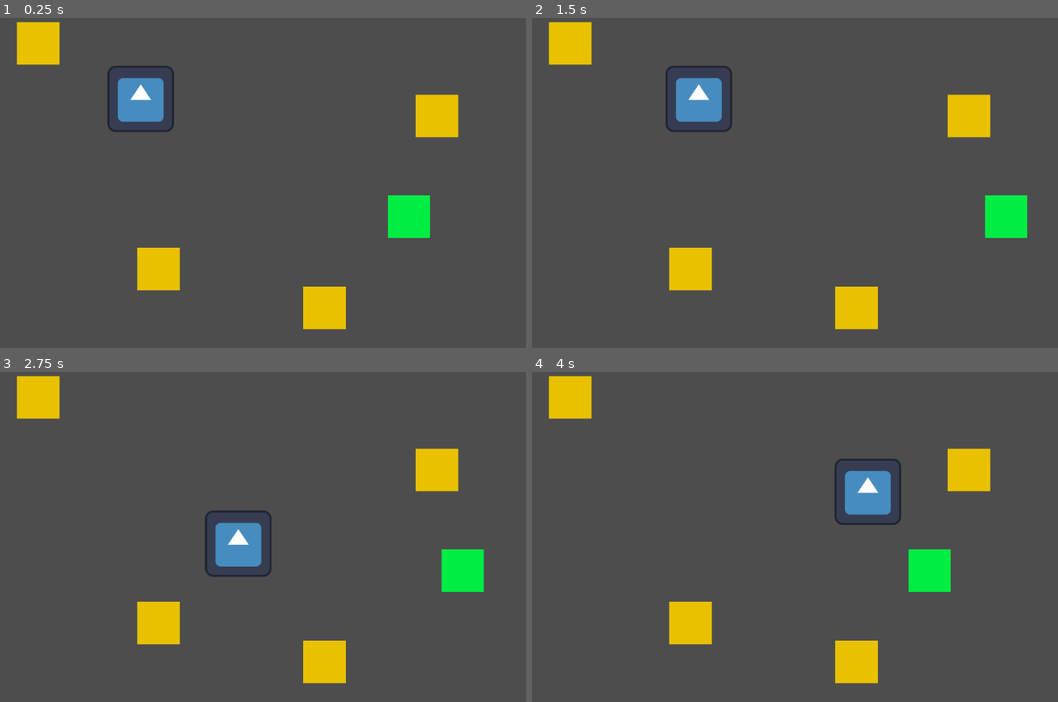
Above: before the commit, frames 1-4 (two rows, left to right).
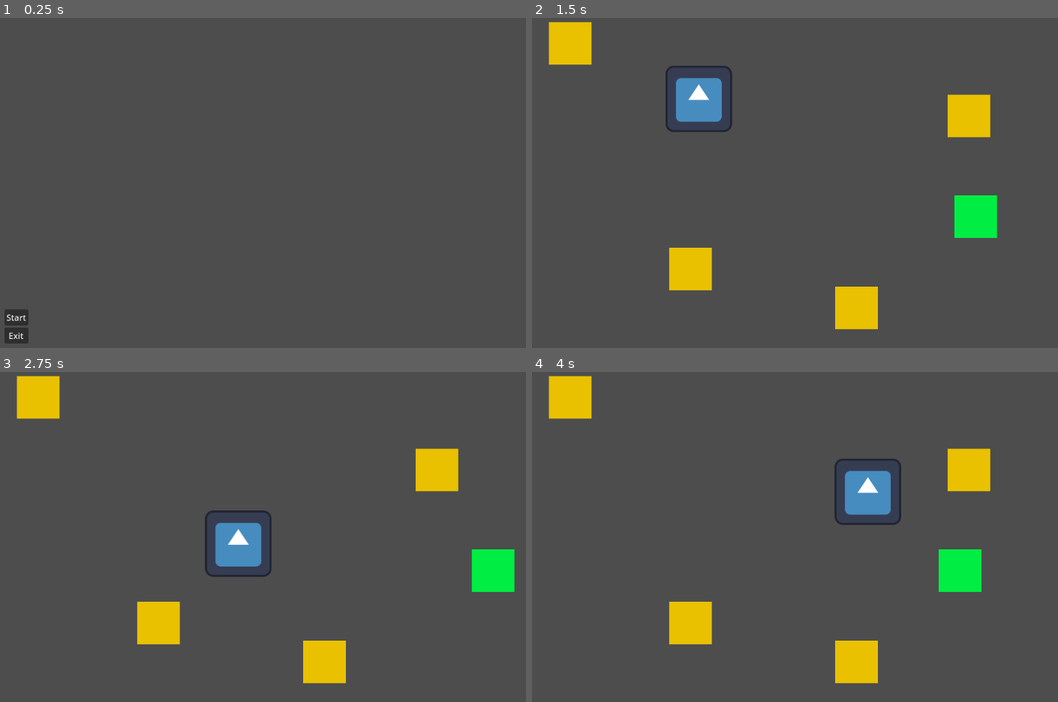
Above: after the commit, the same moments.

Repository: NervzZ/Designing-learning-tools-project
Game: Godot game, scene res://UI/MainMenu.tscn
The game is run twice, just before and just after one commit, with the same random seed, the same clock (stepped at 60 frames per second) and the same inputs. Before the commit the project starts from res://Levels/FirstLevel.tscn. The engine's default icon, where the game draws it, is replaced by a stand-in: a white triangle on a blue panel in a dark square.
Inputs (mouse positions are in pixels of both pictures, inside the frame that each line leads up to):
- Up to frame 1 (0.25 s): no input
- Up to frame 2 (1.5 s): click (547, 318) at 0.5 s, where only the run after the commit has a clickable "Start"; hold D (Right) from 1.28 s (still down)
- Up to frame 3 (2.75 s): release D (Right) at 2.03 s; hold S (Down) from 2.03 s (still down)
- Up to frame 4 (4 s): release S (Down) at 2.78 s; hold D (Right) 2.78-3.53 s; hold W (Up) from 3.53 s (still down)

The runs differ from the first frame. In frame 1, 7.2% of the frame differs, in the area x 0-88%, y 1-99%; in frame 2, 1.5%; in frame 3, 1.5%; in frame 4, 1.5%.

Commit message:
typo fixed + basic menu implemented with basic global level loader script

Diff:
--- a/Actors/Player.tscn
+++ b/Actors/Player.tscn
@@ -1,6 +1,6 @@
 [gd_scene load_steps=4 format=3 uid="uid://06kaxfqyqf67"]
 
-[ext_resource type="Script" path="res://Scrips/PlayerController.gd" id="1_wy2ib"]
+[ext_resource type="Script" path="res://Scripts/PlayerController.gd" id="1_wy2ib"]
 [ext_resource type="Texture2D" uid="uid://c232yx4es23m5" path="res://icon.svg" id="1_yrh4m"]
 
 [sub_resource type="RectangleShape2D" id="RectangleShape2D_bb0sv"]
--- a/Obstacles/MovingSquare.tscn
+++ b/Obstacles/MovingSquare.tscn
@@ -1,6 +1,6 @@
 [gd_scene load_steps=4 format=3 uid="uid://c4jeyoaiqgjqu"]
 
-[ext_resource type="Script" path="res://Scrips/MovingObstacle.gd" id="1_af3tk"]
+[ext_resource type="Script" path="res://Scripts/MovingObstacle.gd" id="1_af3tk"]
 
 [sub_resource type="CanvasTexture" id="CanvasTexture_m8tet"]
 
--- /dev/null
+++ b/Scripts/Global/LevelLoader.gd
@@ -0,0 +1,7 @@
+extends Node
+
+#Levels global variables
+var firstLevel = preload("res://Levels/FirstLevel.tscn");
+
+func changeLevel(level: PackedScene):
+	get_tree().change_scene_to_packed(level)
--- /dev/null
+++ b/Scripts/MainMenu.gd
@@ -0,0 +1,14 @@
+extends Control
+
+@onready var startButton : Button = get_node("MarginContainer/VBoxContainer/StartButton")
+@onready var exitButton : Button = get_node("MarginContainer/VBoxContainer/ExitButton")
+
+func _ready():
+	startButton.pressed.connect(self._start_pressed)
+	exitButton.pressed.connect(self._exit_pressed)
+
+func _start_pressed():
+	LevelLoader.changeLevel(LevelLoader.firstLevel)
+
+func _exit_pressed():
+	get_tree().quit()
--- /dev/null
+++ b/UI/MainMenu.tscn
@@ -0,0 +1,35 @@
+[gd_scene load_steps=2 format=3 uid="uid://ddlk75edmuyig"]
+
+[ext_resource type="Script" path="res://Scripts/MainMenu.gd" id="1_4818p"]
+
+[node name="MainMenu" type="Control"]
+layout_mode = 3
+anchors_preset = 0
+offset_right = 1152.0
+offset_bottom = 648.0
+size_flags_horizontal = 4
+size_flags_vertical = 4
+script = ExtResource("1_4818p")
+
+[node name="MarginContainer" type="MarginContainer" parent="."]
+layout_mode = 1
+anchors_preset = 2
+anchor_top = 1.0
+anchor_bottom = 1.0
+offset_top = -66.0
+offset_right = 46.0
+grow_vertical = 0
+theme_override_constants/margin_left = 20
+theme_override_constants/margin_bottom = 20
+
+[node name="VBoxContainer" type="VBoxContainer" parent="MarginContainer"]
+layout_mode = 2
+
+[node name="StartButton" type="Button" parent="MarginContainer/VBoxContainer"]
+layout_mode = 2
+text = "Start"
+
+[node name="ExitButton" type="Button" parent="MarginContainer/VBoxContainer"]
+layout_mode = 2
+text = "Exit
+"
--- a/project.godot
+++ b/project.godot
@@ -11,9 +11,13 @@
 [application]
 
 config/name="M-Project"
-run/main_scene="res://Levels/FirstLevel.tscn"
+run/main_scene="res://UI/MainMenu.tscn"
 config/features=PackedStringArray("4.2", "GL Compatibility")
 config/icon="res://icon.svg"
+
+[autoload]
+
+LevelLoader="*res://Scripts/Global/LevelLoader.gd"
 
 [input]
 
Renamed: Scrips/MovingObstacle.gd -> Scripts/MovingObstacle.gd
Renamed: Scrips/PlayerController.gd -> Scripts/PlayerController.gd
Not shown, added: UI/MaiB9AD.tmp
Not shown, added: UI/MaiF7DE.tmp
